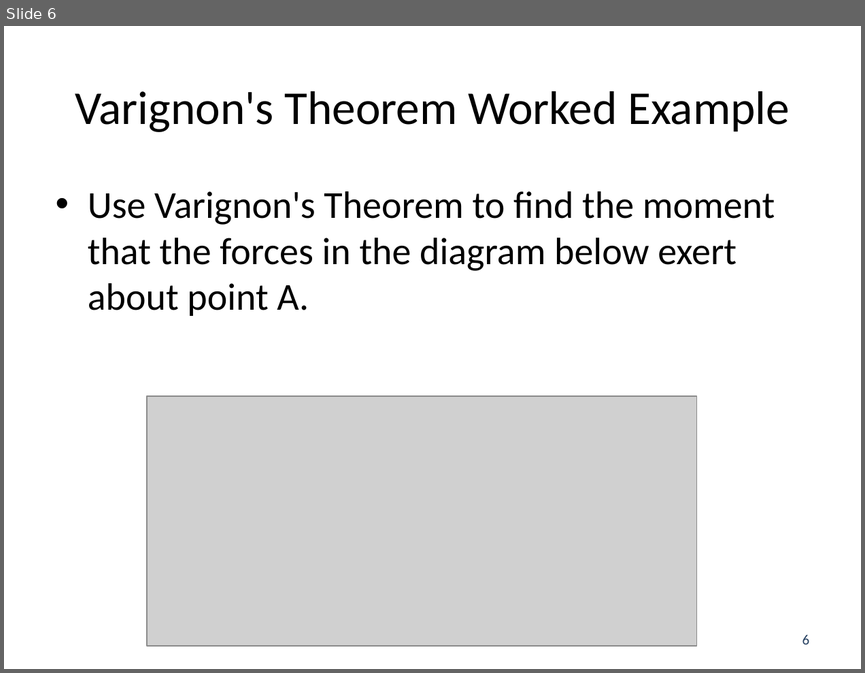
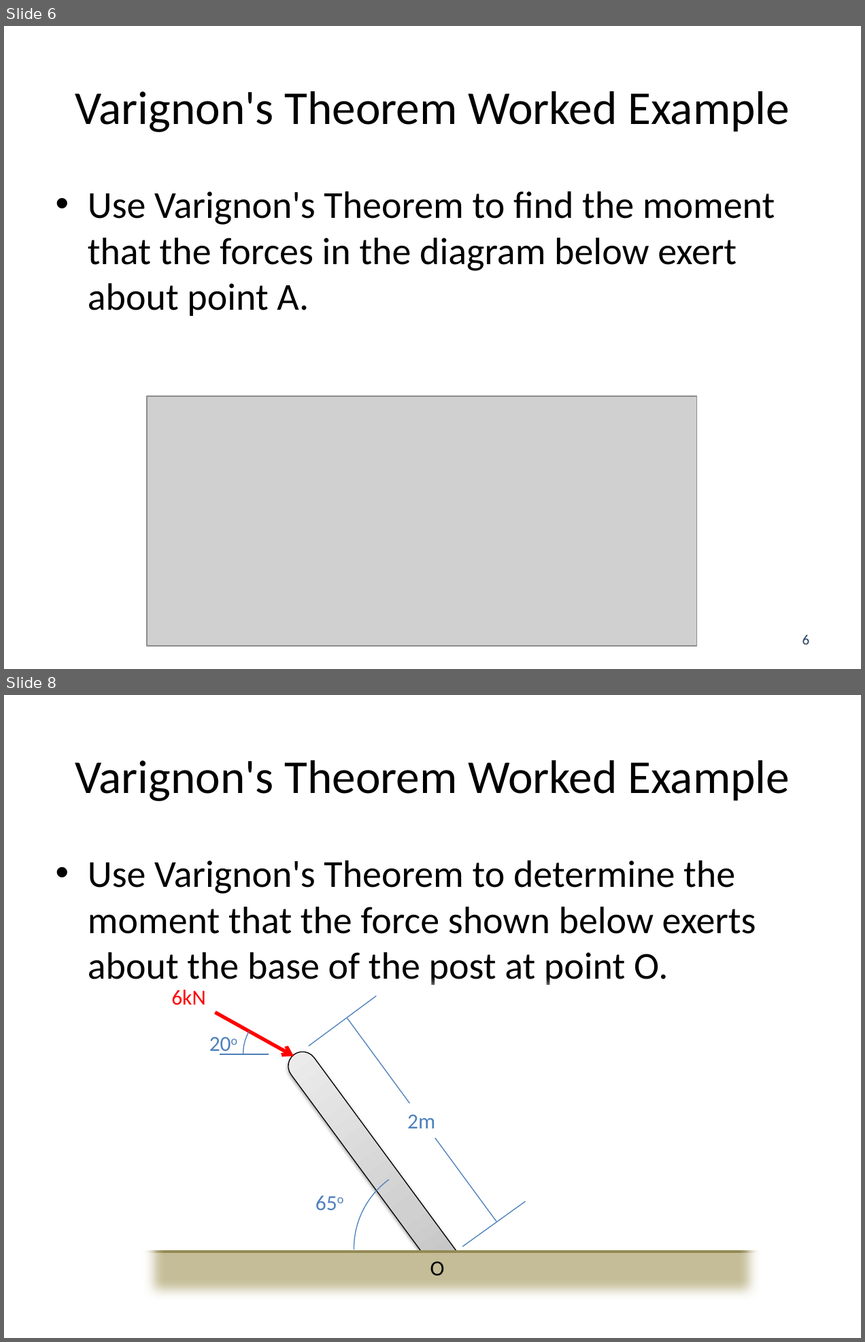
Before and after one commit to JacobMoore/mechanics_textbook, a slide deck: Lecture Slides/VideoLectureSlides/3.2.pptx. Shown one above the other, each under a label of ours: slide 6 before the commit, slides 6 and 8 after it; the slides between them are not shown. The pictures are 865x673 and 865x1342 pixels, drawn with LibreOffice and Linux fonts; fonts in the diff are those of the drawing; grey boxes stand for pictures. Boxes give left, top, right and bottom in pixels: in the first picture for what was removed or moved away, otherwise in the second. Text is boxed around its words. In the diff, an @@ line names an element or a change of style, - is before the commit and + after.

Commit message:
Added Worked Examples Chap 3
Added worked examples, not including videos to chapter 3

```diff
--- a/Lecture Slides/VideoLectureSlides/3.2.pptx
+++ b/Lecture Slides/VideoLectureSlides/3.2.pptx
@@ slide 8 added at [4,695,861,1338], background #FFFFFF @@
@@ title added at [75,760,789,801], 39.6 pt, text #000000 @@
+Varignon's Theorem Worked Example
@@ text added at [88,860,756,985], 32 pt, text #000000 @@
+• Use Varignon's Theorem to determine the moment that the force shown below exerts about the base of the post at point O.
@@ frame added at [93,975,809,1338], fill #FFFFFF @@
@@ text added at [171,989,206,1005], 18 pt, text #FF0000 @@
+6kN
@@ line added from (308, 1045) to (376, 996), #4B7EBC 0.75 pt @@
@@ arrow added from (215, 1012) to (294, 1055), #FF0000 3 pt @@
@@ arc (boxed as its full ellipse) added at [243,1011,329,1096], outline #4B7EBC 0.75 pt @@
@@ line added from (496, 1221) to (347, 1018), #4B7EBC 0.75 pt @@
@@ text added at [201,1025,248,1060], 18 pt, text #4F81BD @@
+20o
@@ line added from (220, 1054) to (269, 1054), #4B7EBC 0.75 pt @@
@@ rounded rectangle added at [282,1046,479,1299], fill gradient #BDBDBD to #D1D1D1 to #EEEEEE, outline #000000 0.75 pt @@
@@ text added at [407,1114,435,1128], 18 pt, text #4F81BD @@
+2m
@@ arc (boxed as its full ellipse) added at [354,1163,525,1334], outline #4B7EBC 0.75 pt @@
@@ text added at [307,1184,354,1219], 18 pt, text #4F81BD @@
+65o
@@ line added from (462, 1246) to (525, 1202), #4B7EBC 0.75 pt @@
@@ rectangle added at [118,1251,768,1324], fill #C4BD97, outline #948A54 2 pt @@
@@ text added at [430,1261,445,1275], 18 pt, text #000000 @@
+O
```
Also in this commit, not shown: 1 slide changed, 25 other files.
